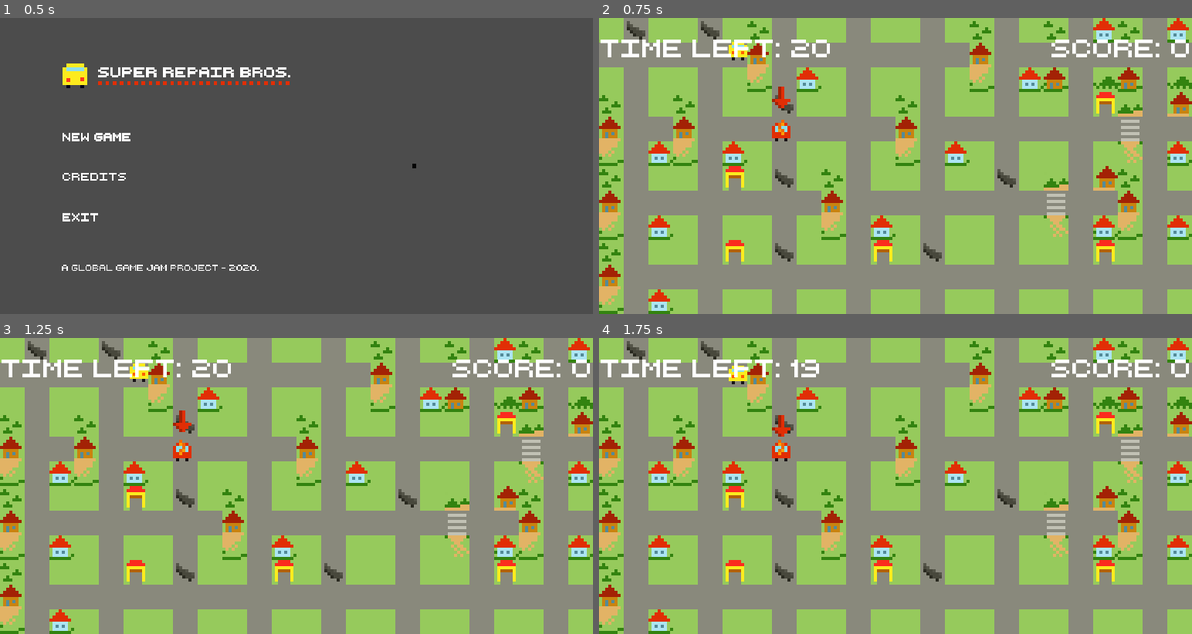
Above: before the commit, frames 1-4 (two rows, left to right).
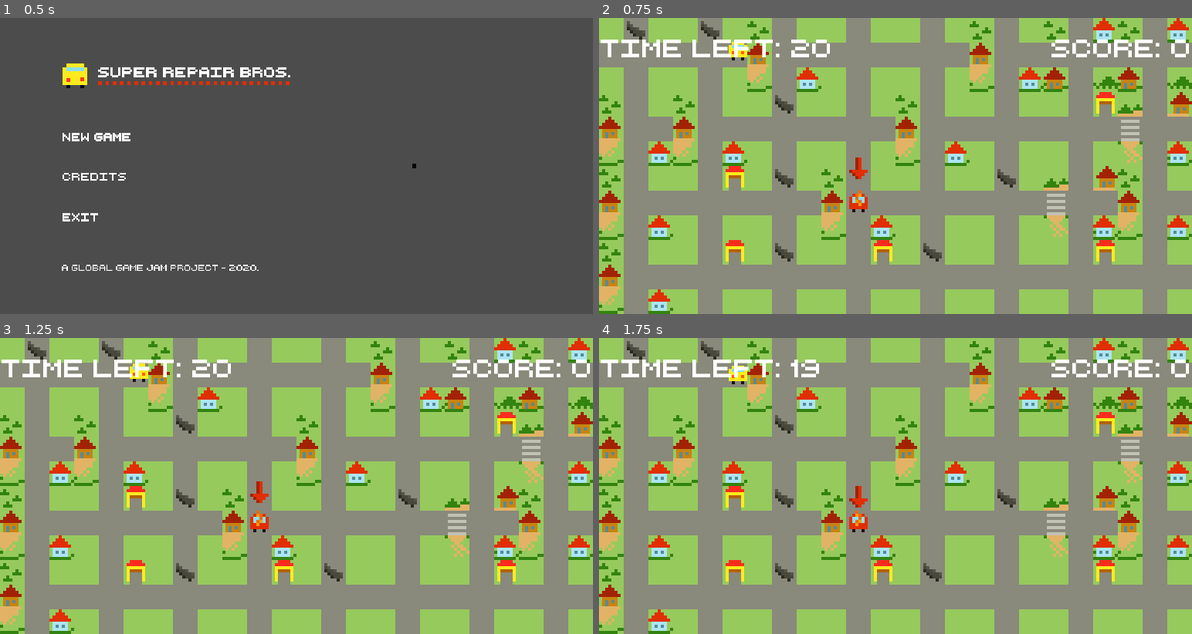
Above: after the commit, the same moments.

Repository: super-repair-bros/super-repair-bros
Game: Godot game, scene res://Scenes/TitleScreen/TitleScreen.tscn
Two runs of this game, one before a commit and one after it. Both use one fixed random seed, a clock stepped at 60 frames per second and the inputs below.
Inputs (mouse positions are in pixels of both pictures, inside the frame that each line leads up to):
- Up to frame 1 (0.5 s): no input
- Up to frame 2 (0.75 s): click (776, 136) at 0.5 s
- Up to frame 3 (1.25 s): no input
- Up to frame 4 (1.75 s): move the mouse to (1025, 471) at 1.27 s; press the mouse at (1025, 471) at 1.28 s; hold D (right) from 1.28 s (still down)

Frame 1 is identical in both runs. In frame 2, 0.6% of the frame differs, in the area x 29-46%, y 23-66%; in frame 3, 0.6%; in frame 4, 0.6%.

Commit message:
fixed random placement

Diff:
--- a/Scenes/Wrack/Wrack.gd
+++ b/Scenes/Wrack/Wrack.gd
@@ -4,6 +4,12 @@
 signal is_repaired
 
 export var isplaced = true
+
+
+# Consts
+var width = 8;
+var height = 4;
+var tile_size = 24;
 
 # Called when the node enters the scene tree for the first time.
 func _ready():
@@ -17,26 +23,23 @@
 
 func _physics_process(delta):
 	if not isplaced:
-		var posx
-		var posy
-		var from
 		randomize()
-		posx = randi() % int(get_viewport_rect().size.x) + 1
-		posy = randi() % int(get_viewport_rect().size.y) + 1
-		from = Transform2D(0, Vector2(posx, posy))
-		while (
-			test_move(from, Vector2(0, 1))
-			or test_move(from, Vector2(0, -1))
-			or test_move(from, Vector2(1, 0))
-			or test_move(from, Vector2(-1, 0))
-		):
-			randomize()
-			posx = randi() % int(get_viewport_rect().size.x) + 1
-			posy = randi() % int(get_viewport_rect().size.y) + 1
-			from = Transform2D(0, Vector2(posx, posy))
-		position.x = posx
-		position.y = posy
+
+		var coords = generate_random_on_crossing()
+		position.x = coords[0]
+		position.y = coords[1]
 		isplaced = true
 
 func placewrack():
 	isplaced = false
+
+func generate_random_on_crossing():
+	# Insted of trying all random coords,
+	# we use the grid of width x height tiles
+	var rand = randi() % (width * height + 1);
+	var posX = (rand % width);
+	var posY = int(rand / width);
+
+	posX = (posX * tile_size + tile_size / 3) + 4;
+	posY = (posY * tile_size + tile_size / 3) + 4;
+	return [posX, posY]
Not shown, added: Assets/Sounds/background.wav.import
